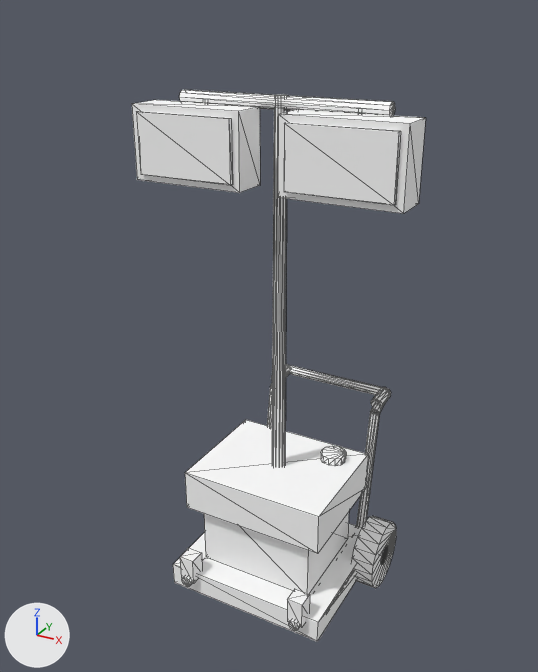
The OBJ model src/main/resources/assets/eln/model/gasworklight/gasworklight.obj, before and after one commit.
Rendered twice from a 50 mm camera at (1.52, -2.86, 2.41) aimed at (-0.1, 0.09, 0.93). Arrows for +X, +Y and +Z are at lower left; the lights stay in place. The first picture is the older version. Mesh edges are drawn as thin lines. Where no turn or scale is listed for an object, it has been applied to the vertices. Vertices at exactly the same position are counted once.

Objects in the first picture: 'Base', 'Light0', 'Light1', 'Metal', 'Rubber' and 1 more.
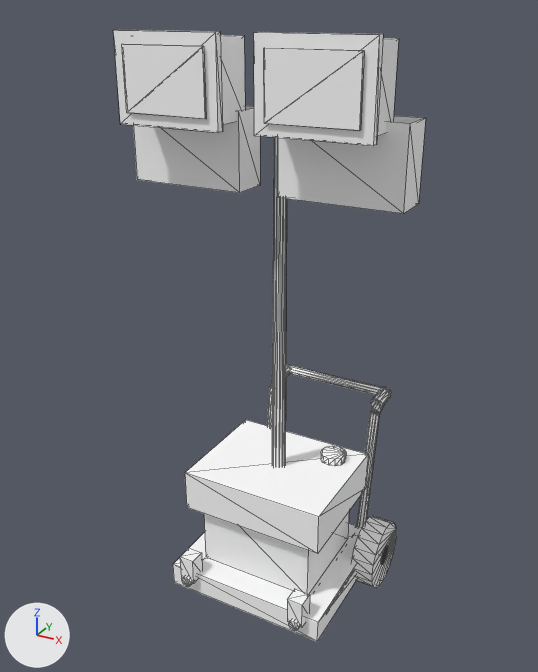
What the commit changed:
me_light0 is used by ob_light0; location (0.0, 0.0, 0.0).
me_light0 had 8 vertices, 12 faces and spanned x -0.595..-0.125, y -0.205..-0.19, z 1.73..2.0.
me_light0 now has 8 vertices, 12 faces and spans x -0.51..-0.13, y -0.374..-0.366, z 2.02..2.28.
me_light0 part 1: the whole mesh is rebuilt.
me_light1 is used by ob_light1; location (0.0, 0.0, 0.0).
me_light1 had 8 vertices, 12 faces and spanned x 0.125..0.595, y -0.205..-0.19, z 1.73..2.0.
me_light1 now has 8 vertices, 12 faces and spans x 0.13..0.51, y -0.374..-0.366, z 2.02..2.28.
me_light1 part 2: the whole mesh is rebuilt.
me_metal is used by ob_metal; location (0.0, 0.0, 0.0).
me_metal had 132 vertices, 232 faces and spanned x -0.63..0.63, y -0.3..0.3, z -0.25..2.08.
me_metal now has 72 vertices, 110 faces and spans x -0.63..0.63, y -0.3..0.3, z -0.25..2.08.
me_metal part 3: the loose piece of 20 vertices spanning x -0.49..0.49, y -0.03..0.03, z 2.02..2.08 is deleted.
Part 4, on me_metal:
14 faces are deleted.
Other edits to the shape of me_metal do not show in these pictures.
Mesh me_head1trim is new.
It is a box spanning x 0.08..0.56, y -0.36..-0.33, z 1.97..2.33.
It uses material mat_neutral (white #ffffff).
Mesh me_head1metal is new.
It is a box spanning x 0.1..0.54, y -0.35..-0.12, z 1.99..2.31.
It uses material mat_neutral (white #ffffff).
Mesh me_head0trim is new.
It is a box spanning x -0.56..-0.08, y -0.36..-0.33, z 1.97..2.33.
It uses material mat_neutral (white #ffffff).
Mesh me_head0metal is new.
It is a box spanning x -0.54..-0.1, y -0.35..-0.12, z 1.99..2.31.
It uses material mat_neutral (white #ffffff).
Object 'Head1Trim' (ob_head1trim) is new; it shows me_head1trim.
Its location is (0.0, 0.0, 0.0).
Object 'Head1Metal' (ob_head1metal) is new; it shows me_head1metal.
Its location is (0.0, 0.0, 0.0).
Object 'Head0Trim' (ob_head0trim) is new; it shows me_head0trim.
Its location is (0.0, 0.0, 0.0).
Object 'Head0Metal' (ob_head0metal) is new; it shows me_head0metal.
Its location is (0.0, 0.0, 0.0).

Pixel boxes [x1, y1, x2, y2] of what changed, in the pictures (538 x 672 px):
'Metal', reshaped
    before: [132, 90, 426, 554]
    after: [133, 106, 426, 554]
'Light1', reshaped (14% narrower)
    before: [284, 123, 401, 205]
    after: [264, 48, 364, 131]
'Light0', reshaped (12% narrower)
    before: [137, 111, 233, 185]
    after: [122, 44, 206, 119]
'Head1Trim', added
    after: [254, 32, 383, 146]
'Head0Trim', added
    after: [113, 30, 222, 132]
'Head0Metal', added
    after: [220, 35, 245, 125]
'Head1Metal', added
    after: [377, 38, 399, 136]
part 3 of me_metal, deleted
    before: [179, 90, 395, 116]
part 4 of me_metal, deleted
    before: [133, 94, 424, 123]
